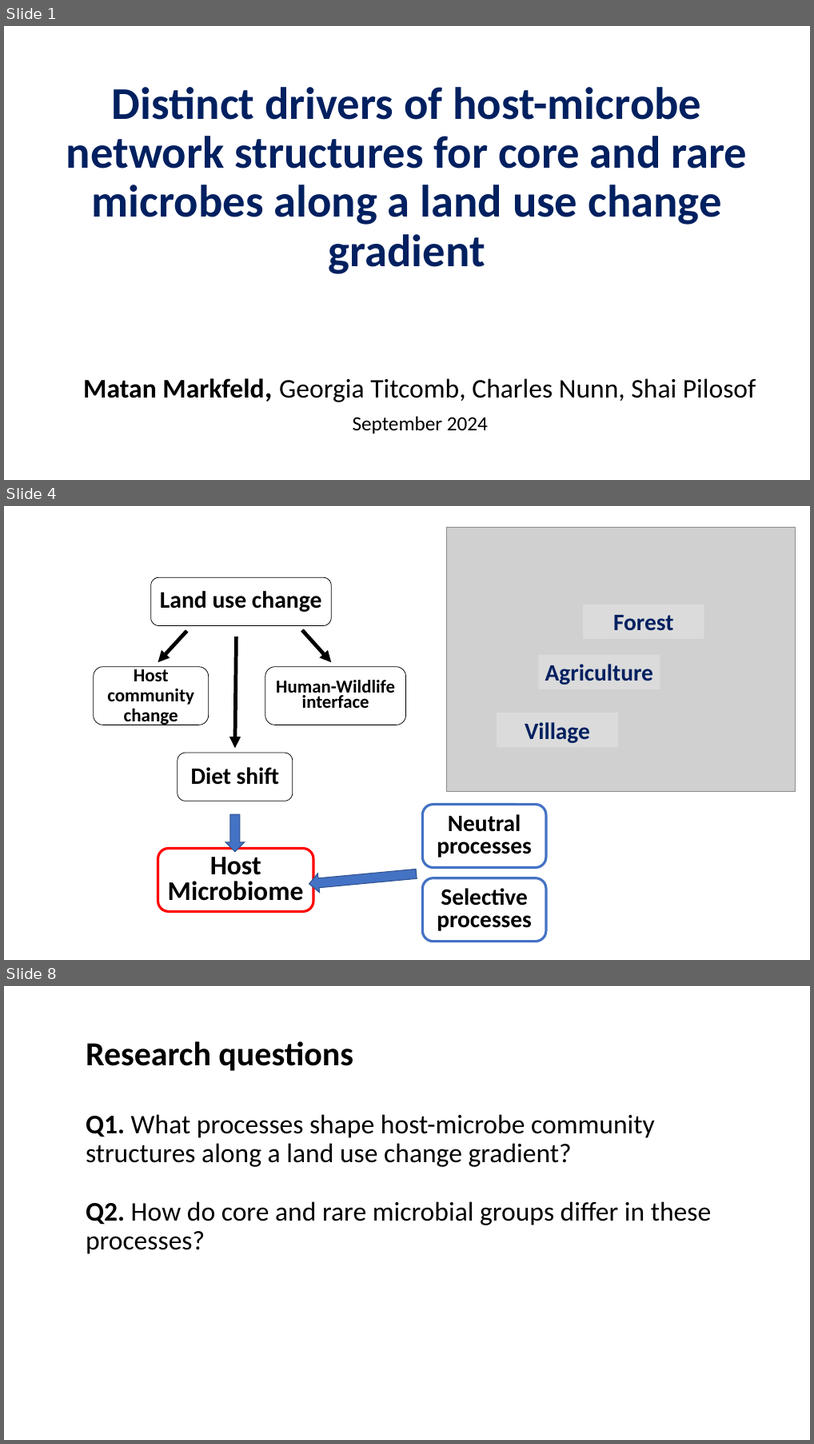
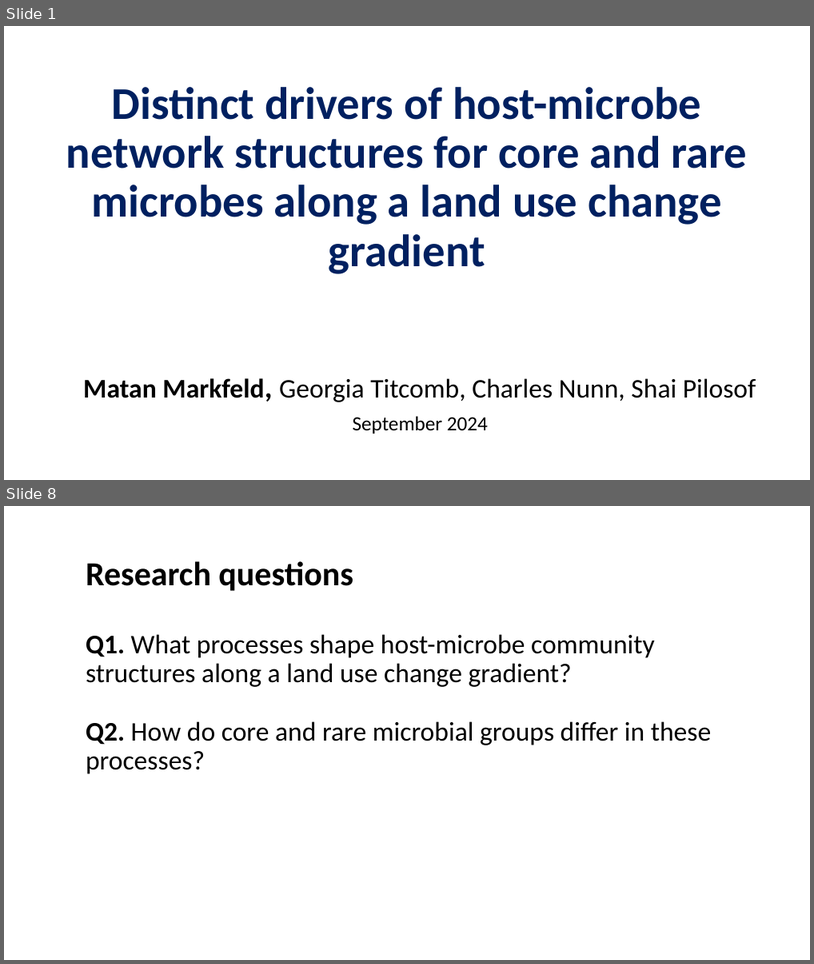
Before and after one commit to Ecological-Complexity-Lab/Microbiome_Structure_Madagascar, a slide deck: presentations/manuscript story.pptx. Shown one above the other, each under a label of ours: slides 1, 4 and 8 before the commit, slides 1 and 8 after it; the slides between them are not shown. The pictures are 814x1444 and 814x964 pixels, drawn with LibreOffice and Linux fonts; fonts in the diff are those of the drawing; grey boxes stand for pictures; background and template pictures are left out. Boxes give left, top, right and bottom in pixels: in the first picture for what was removed or moved away, otherwise in the second. Text is boxed around its words. In the diff, an @@ line names an element or a change of style, - is before the commit and + after.

```diff
--- a/presentations/manuscript story.pptx
+++ b/presentations/manuscript story.pptx
@@ slide 4 removed at [4,506,810,960], background #FFFFFF @@
@@ picture removed at [447,527,795,791] @@
@@ rounded rectangle removed at [151,577,331,626] @@
-Land use change
@@ rectangle removed at [583,604,705,639] @@
-Forest
@@ arrow removed from (187, 631) to (158, 662) @@
@@ arrow removed from (236, 636) to (235, 748) @@
@@ arrow removed from (302, 630) to (331, 662) @@
@@ rounded rectangle removed at [94,667,209,725] @@
-Host community change
@@ rounded rectangle removed at [266,667,406,725] @@
-Human-Wildlife interface
@@ rectangle removed at [538,655,660,689] @@
-Agriculture
@@ rectangle removed at [497,712,618,747] @@
-Village
@@ rounded rectangle removed at [178,753,293,801] @@
-Diet shift
@@ down arrow removed at [226,815,245,852] @@
@@ rounded rectangle removed at [422,804,546,867] @@
-Neutral processes
@@ rounded rectangle removed at [158,848,314,911] @@
-Host Microbiome
@@ down arrow removed at [309,864,418,893] @@
@@ rounded rectangle removed at [422,878,546,941] @@
-Selective processes
```
Also in this commit, not shown: 10 slides changed, 3 slides added, 2 other slides removed.
